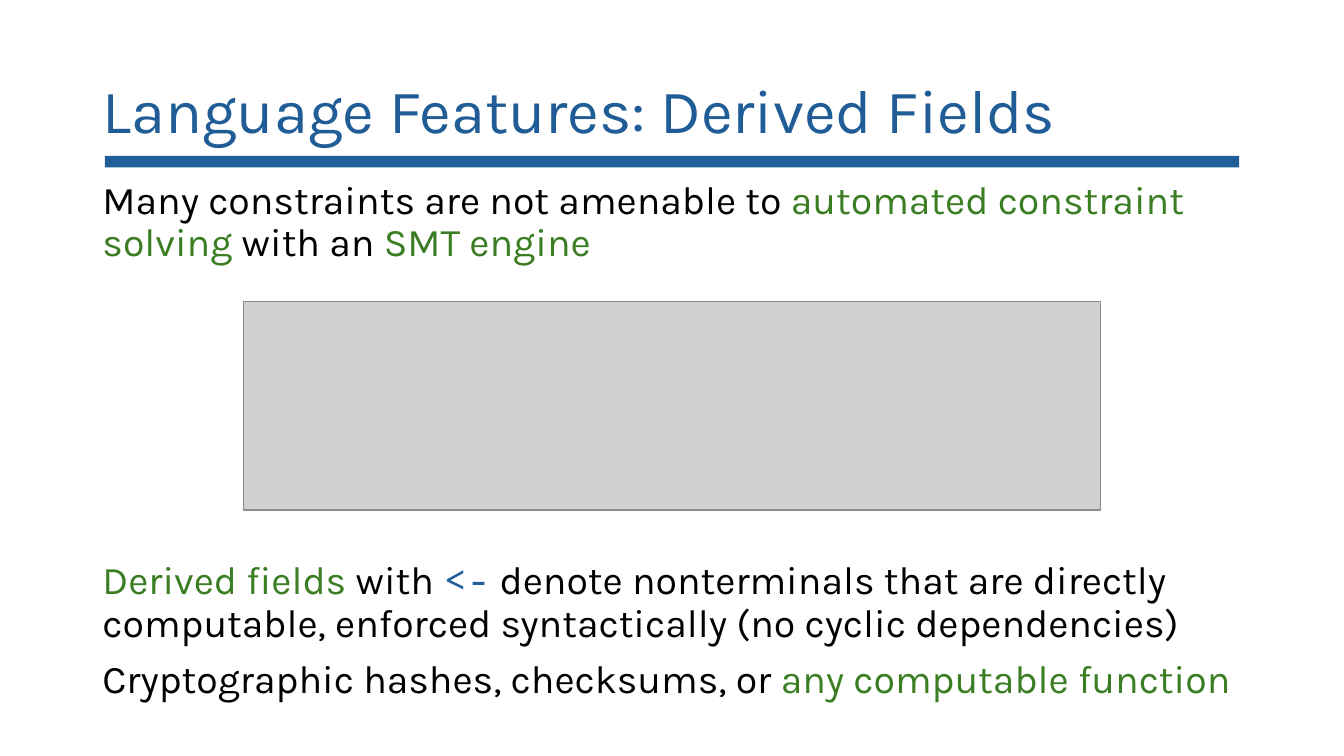
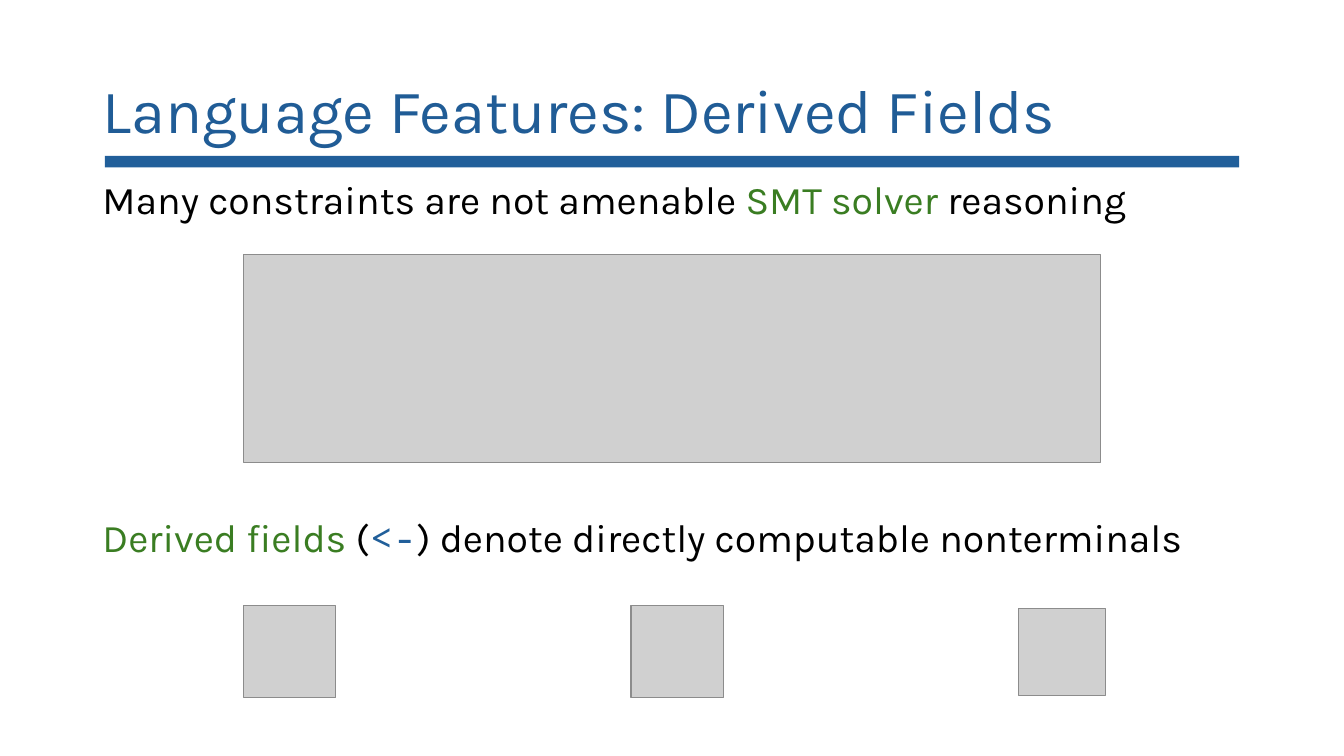
Before and after one commit to lorchrob/goblin_slides, a slide deck: slide 37 of goblin_slides.pptx (slide 25 before the commit). Drawn at 1344x756 pixels with LibreOffice and Linux fonts; fonts in the diff are those of the drawing; grey boxes stand for pictures. Boxes give left, top, right and bottom in pixels: in the first picture for what was removed or moved away, otherwise in the second. Text is boxed around its words. In the diff, an @@ line names an element or a change of style, - is before the commit and + after.

```diff
--- a/goblin_slides.pptx
+++ b/goblin_slides.pptx
@@ text at [102,187,1182,562]: text changed @@
-Many constraints are not amenable to automated constraint solving with an SMT engine
-Derived fields with <- denote nonterminals that are directly computable, enforced syntactically (no cyclic dependencies)
-Cryptographic hashes, checksums, or any computable function
+Many constraints are not amenable SMT solver reasoning
+Derived fields (<-) denote directly computable nonterminals
@@ picture: place and size @@
-picture at [244,302,1101,510]
+picture at [244,254,1101,462]
@@ picture added at [244,606,337,699] @@
@@ picture added at [631,606,724,699] @@
@@ picture added at [1018,609,1105,696] @@
```
Also in this commit, not shown: 32 other slides changed, 18 slides added, 2 slides removed, 1 other file.
